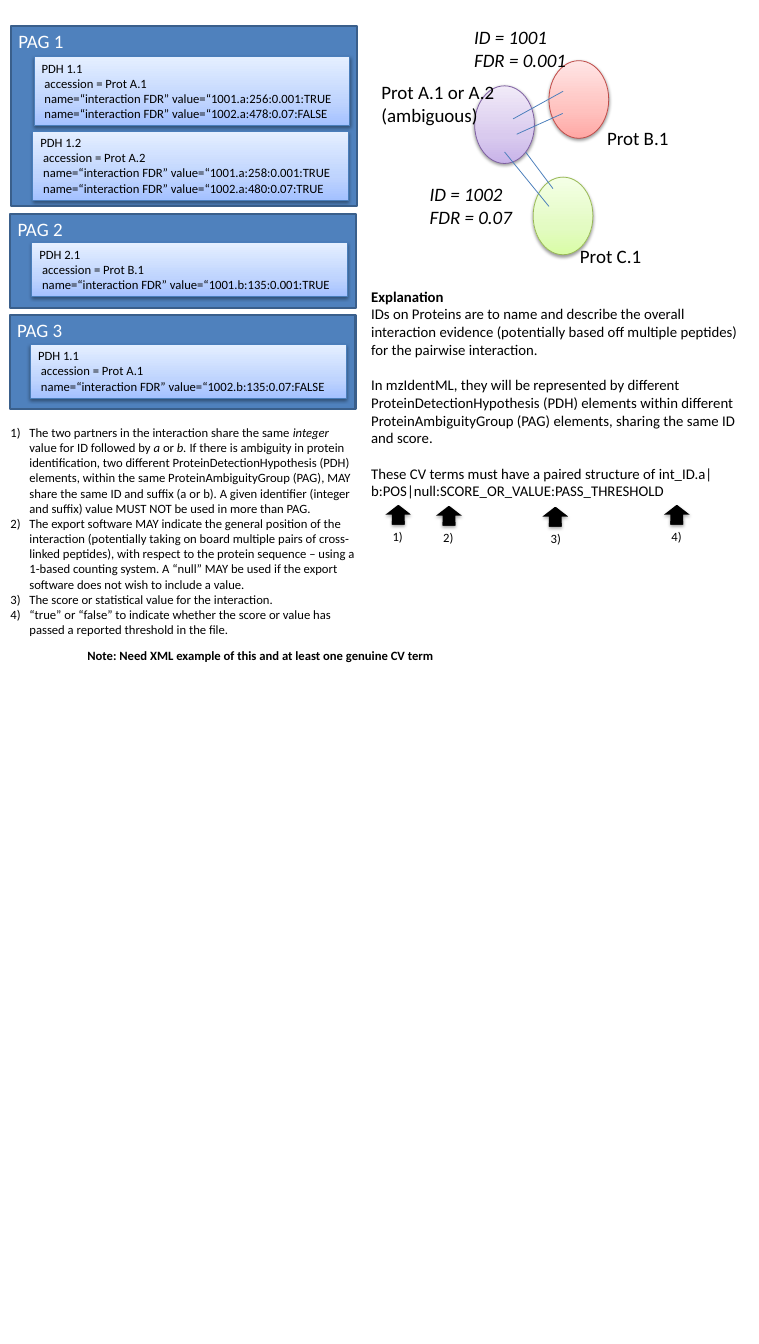
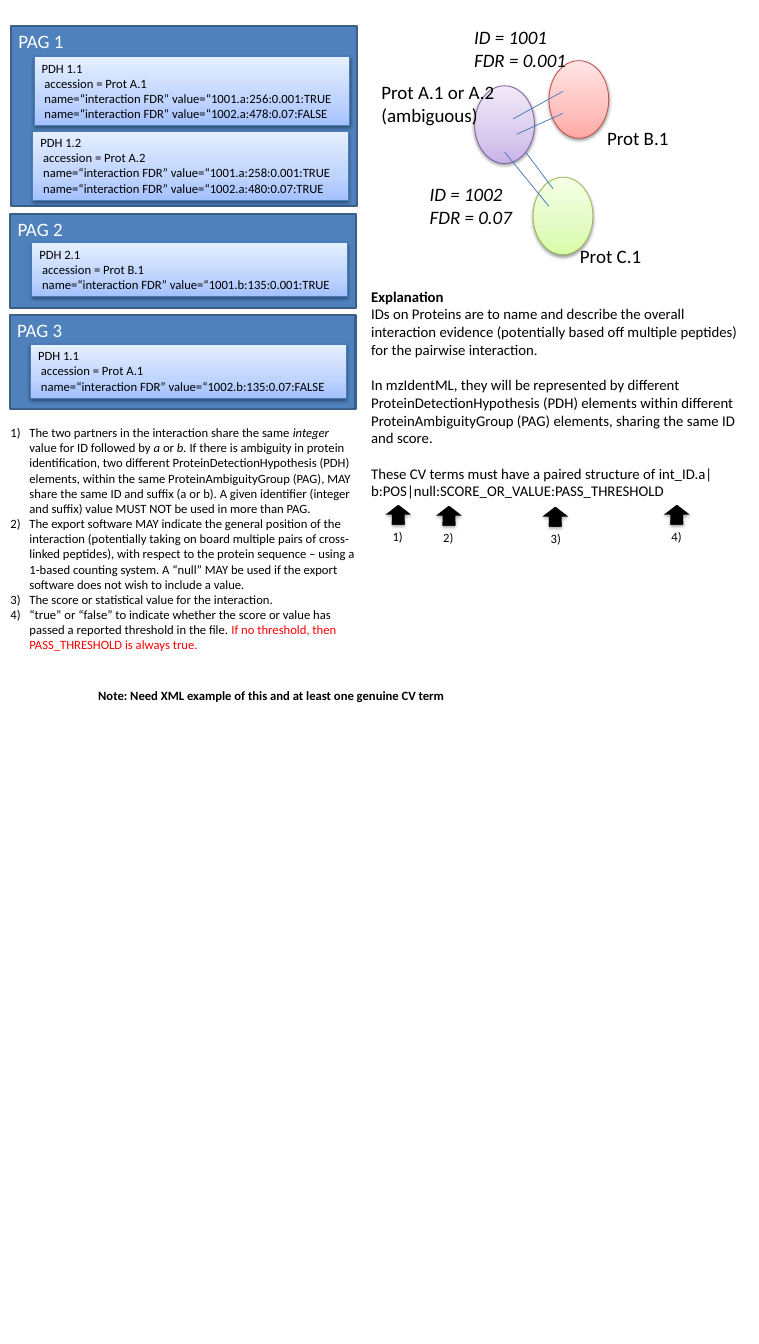
Before and after one commit to HUPO-PSI/mzIdentML, a slide deck: slide 6 of specification_document/specdoc1_2/NewFeaturesInMzid12.pptx. Drawn at 759x1344 pixels with LibreOffice and Linux fonts; fonts in the diff are those of the drawing. Boxes give left, top, right and bottom in pixels: in the first picture for what was removed or moved away, otherwise in the second. Text is boxed around its words. In the diff, an @@ line names an element or a change of style, - is before the commit and + after.

```diff
--- a/specification_document/specdoc1_2/NewFeaturesInMzid12.pptx
+++ b/specification_document/specdoc1_2/NewFeaturesInMzid12.pptx
@@ text at [29,610,336,651]: text changed @@
-4) “true” or “false” to indicate whether the score or value has passed a reported threshold in the file.
+4) “true” or “false” to indicate whether the score or value has passed a reported threshold in the file. If no threshold, then PASS_THRESHOLD is always true.
@@ text "Note: Need XML example of ...": place and size @@
-text "Note: Need XML example of ..." at [87,651,433,662]
+text "Note: Need XML example of ..." at [98,691,444,702]
```
Also in this commit, not shown: 1 other slide changed, 1 other file.
